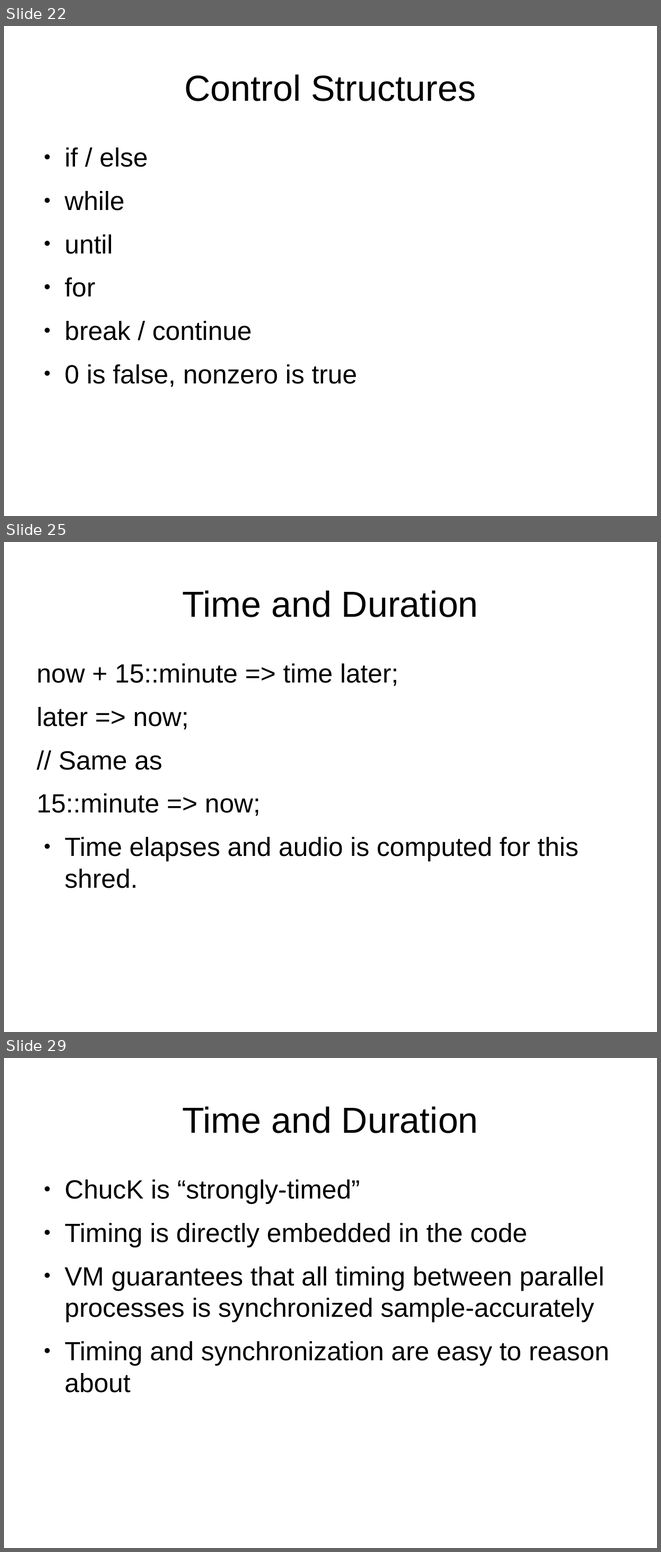
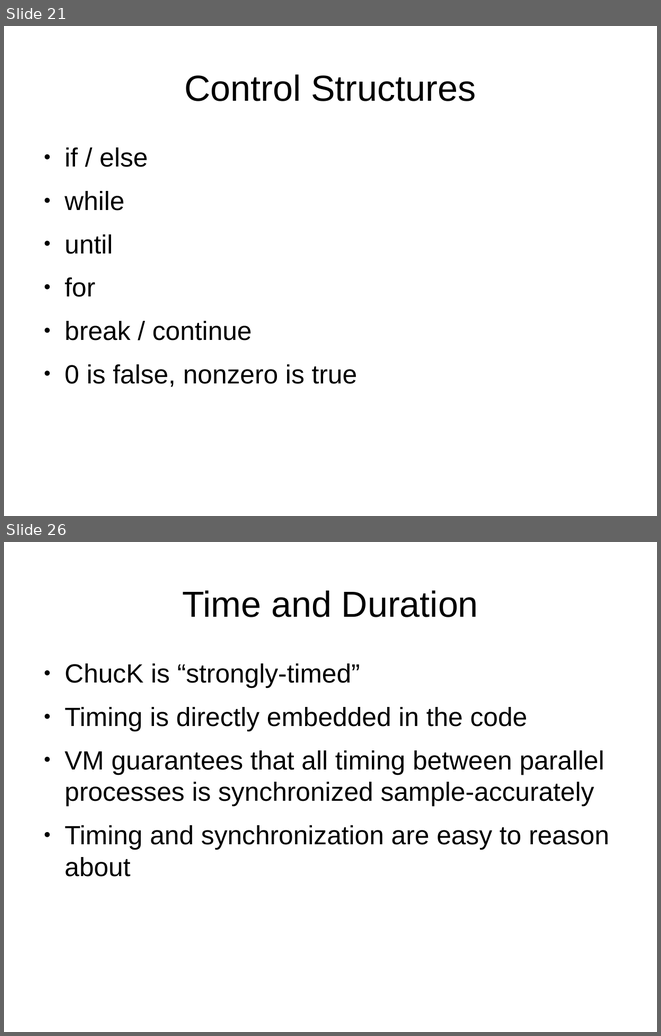
Before and after one commit to briansorahan/txlf-2013-chuck-talk, a slide deck: ChuckTalk.odp. Shown one above the other, each under a label of ours: slides 22, 25 and 29 before the commit, slides 21 and 26 after it; the slides between them are not shown. The pictures are 661x1552 and 661x1036 pixels, drawn with LibreOffice and Linux fonts; fonts in the diff are those of the drawing. Boxes give left, top, right and bottom in pixels: in the first picture for what was removed or moved away, otherwise in the second. Text is boxed around its words. In the diff, an @@ line names an element or a change of style, - is before the commit and + after.

```diff
--- a/ChuckTalk.odp
+++ b/ChuckTalk.odp
@@ slide 25 removed at bbox=[4, 542, 657, 1032], background #FFFFFF @@
@@ title removed at bbox=[182, 590, 478, 617] @@
-Time and Duration
@@ text removed at bbox=[37, 663, 579, 888] @@
-now + 15::minute => time later;
-later => now;
-// Same as
-15::minute => now;
-● Time elapses and audio is computed for this shred.
@@ what was slide 22 is now slide 21 @@
@@ what was slide 29 is now slide 26 @@
```
Also in this commit, not shown: 5 slides changed, 2 other slides removed, 3 other files.
